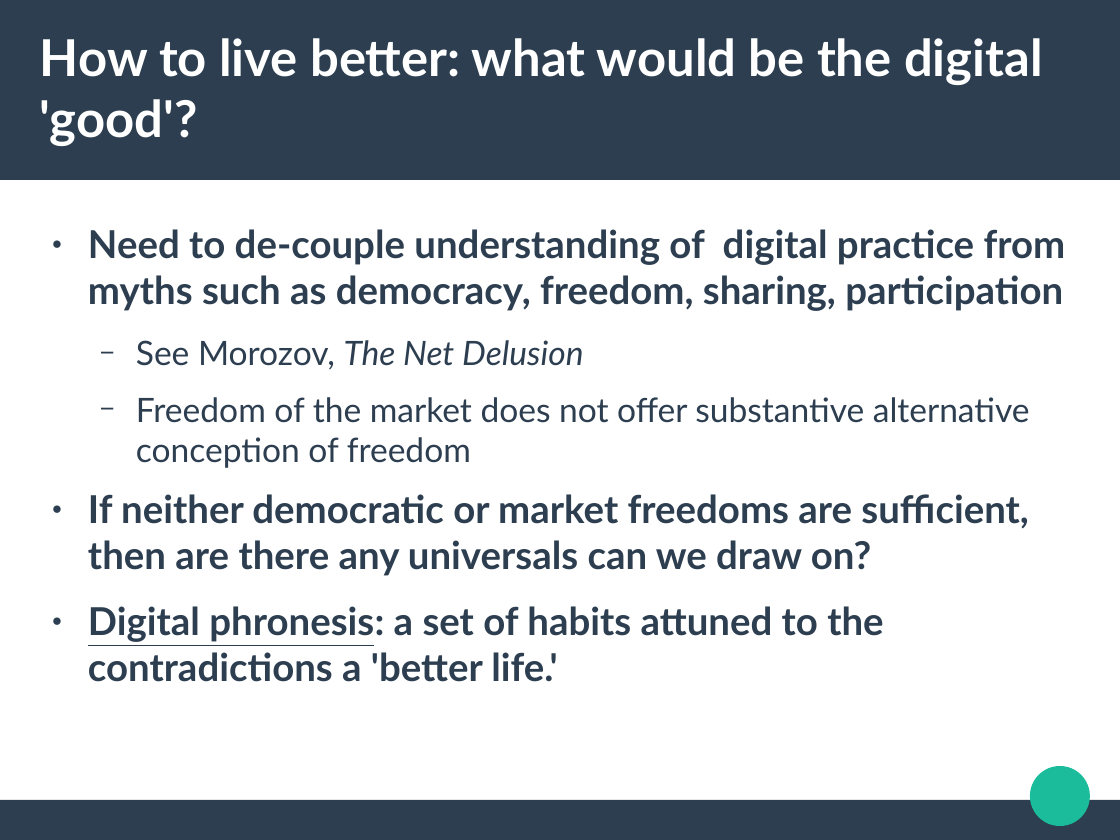
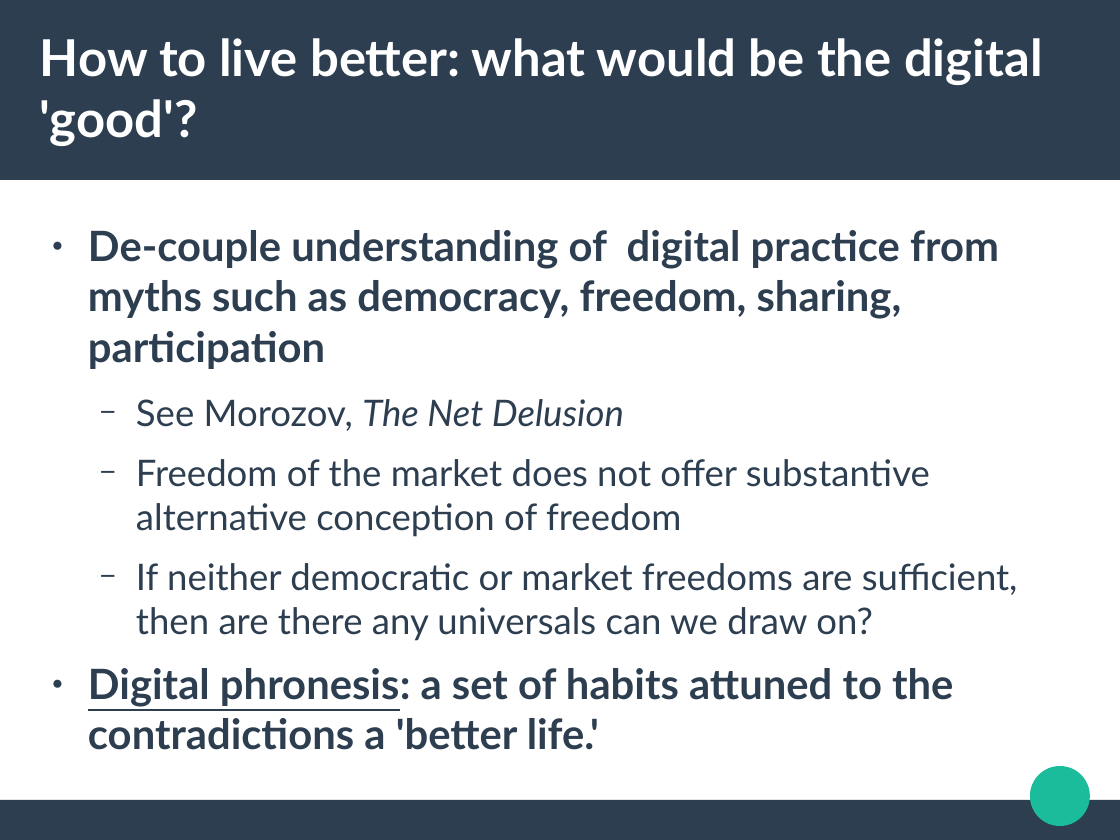
Before and after one commit to rian39/digital_ethics, a slide deck: slide 7 of digital_ethics_slides.odp. Drawn at 1120x840 pixels with LibreOffice and Linux fonts; fonts in the diff are those of the drawing. Boxes give left, top, right and bottom in pixels: in the first picture for what was removed or moved away, otherwise in the second. Text is boxed around its words. In the diff, an @@ line names an element or a change of style, - is before the commit and + after.

```diff
--- a/digital_ethics_slides.odp
+++ b/digital_ethics_slides.odp
@@ text at [88,230,999,369]: text changed; size 27.2 to 29.6 pt @@
-● Need to de-couple understanding of digital practice from myths such as democracy, freedom, sharing, participation
+● De-couple understanding of digital practice from myths such as democracy, freedom, sharing, participation
@@ text at [88,399,1018,750]: size 23.8 to 25.9 pt in "See Morozov, The Net Delusion", "Freedom of the market does not offer ..."; size 27.2 to 25.9 pt, bold off in "If neither democratic or market freedoms are ..."; size 27.2 to 29.6 pt in "Digital phronesis: a set of habits attuned ..."; bullet ● to −; list level 1 to 2 in "If neither democratic or market ..." @@
```
Also in this commit, not shown: 12 other slides changed, 3 slides removed, 2 other files.
